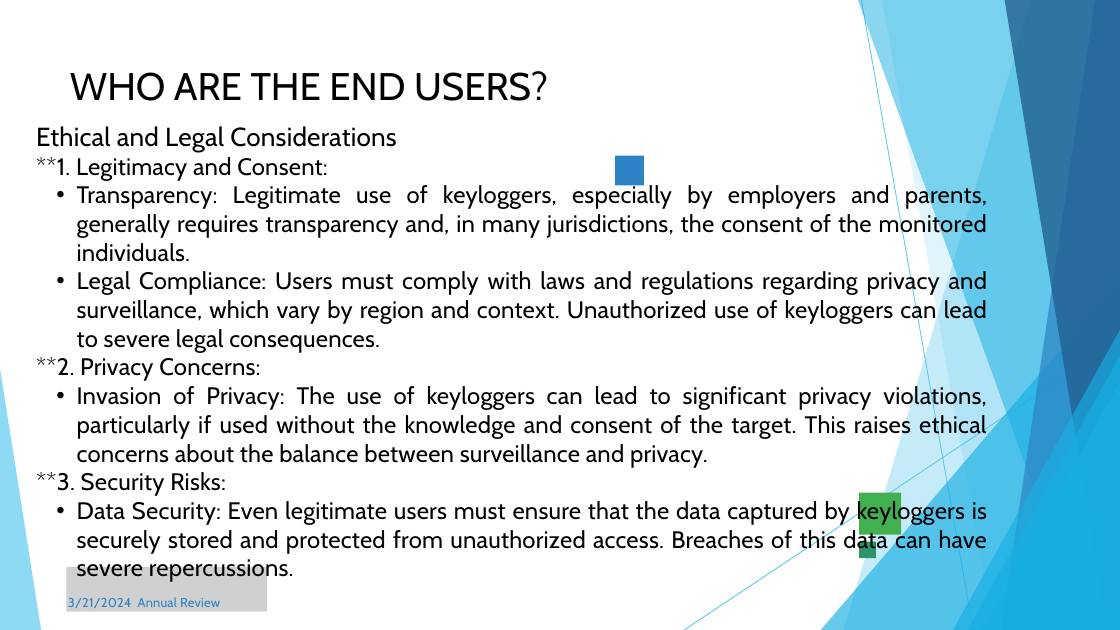
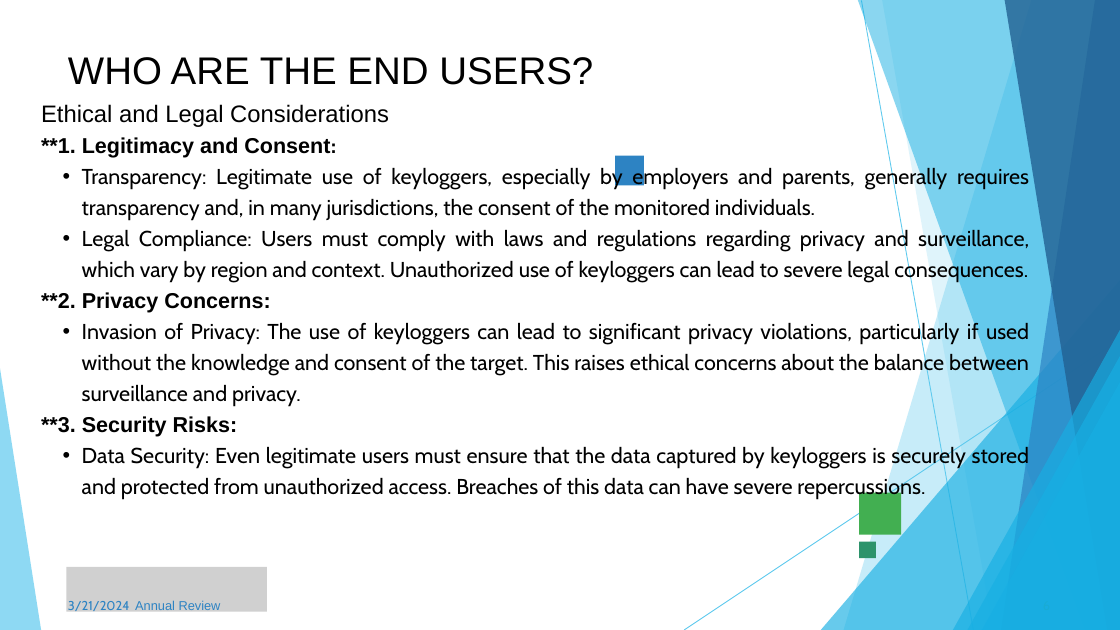
Before and after one commit to aishu-v1717/keylogger, a slide deck: slide 7 of AISH PROJECTs.pptx.pptx. Drawn at 1120x630 pixels with LibreOffice and Linux fonts; fonts in the diff are those of the drawing; grey boxes stand for pictures. Boxes give left, top, right and bottom in pixels: in the first picture for what was removed or moved away, otherwise in the second. Text is boxed around its words. In the diff, an @@ line names an element or a change of style, - is before the commit and + after.

```diff
--- a/AISH PROJECTs.pptx.pptx
+++ b/AISH PROJECTs.pptx.pptx
@@ freeform shape at box(843, 0, 1120, 630): fill #5FCAEE at 36% opacity to #5FCAEE at 35% opacity @@
@@ text "WHO ARE THE END USERS?": place and size @@
-text "WHO ARE THE END USERS?" at box(70, 71, 548, 101)
+text "WHO ARE THE END USERS?" at box(68, 57, 593, 85)
@@ text "WHO ARE THE END USERS?" at box(68, 57, 593, 85): font Cabin to Arial, letter spacing -0.1 to 0 pt; line spacing 59.5pt to 1.2 @@
@@ text "Ethical and Legal Considerations": place and size @@
-text "Ethical and Legal Considerations" at box(36, 126, 987, 583)
+text "Ethical and Legal Considerations" at box(41, 104, 1030, 500)
@@ text "Ethical and Legal Considerations" at box(41, 104, 1030, 500): size 33.6 to 30.6 pt in "Ethical and Legal Considerations"; font Cabin to Arial in "Ethical and Legal Considerations", "**1. Legitimacy and Consent:", "**2. Privacy Concerns:", "**3. Security Risks:"; letter spacing 0.3 to 0 pt, size 30.7 to 27.7 pt; bold on in "**1. Legitimacy and Consent:", "**2. Privacy Concerns:", "**3. Security Risks:"; line spacing 40.3pt to 1.2; line spacing 36.9pt to 1.2; indent changed @@
@@ text "3/21/2024 Annual Review" at box(68, 600, 221, 614): font Cabin to Arial in "Annual Review"; letter spacing 0.3 to 0 pt; line spacing 19.8pt to 1.2 @@
```
Also in this commit, not shown: 16 other slides changed.
